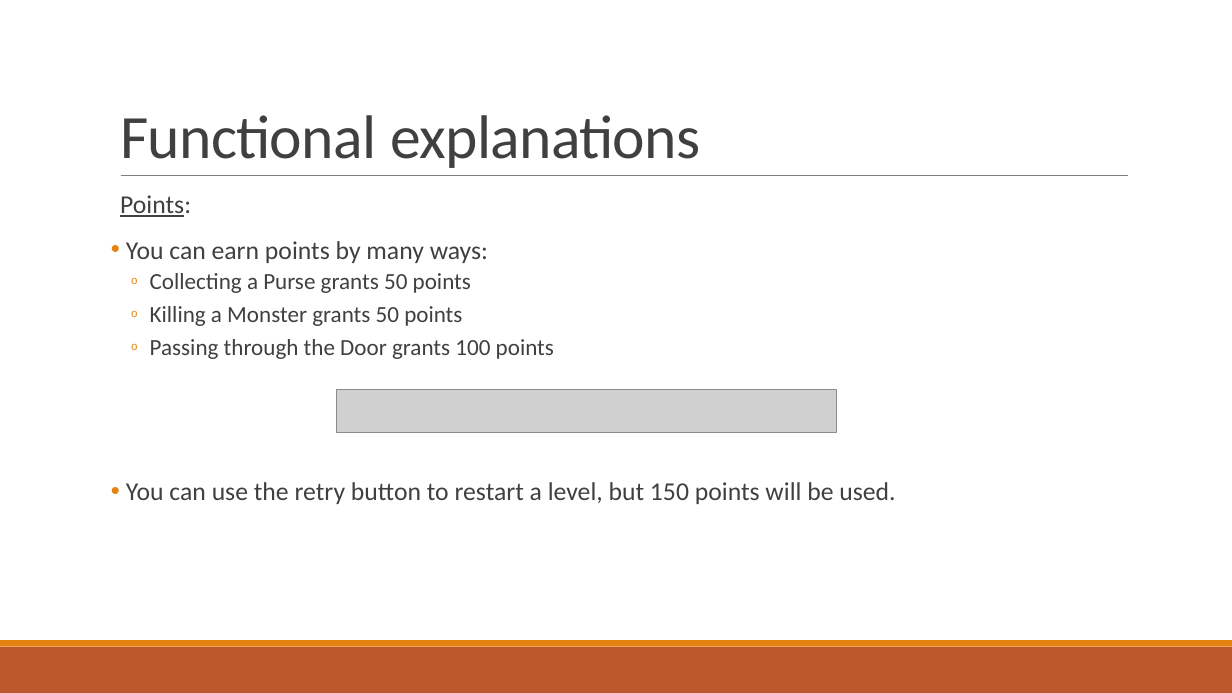
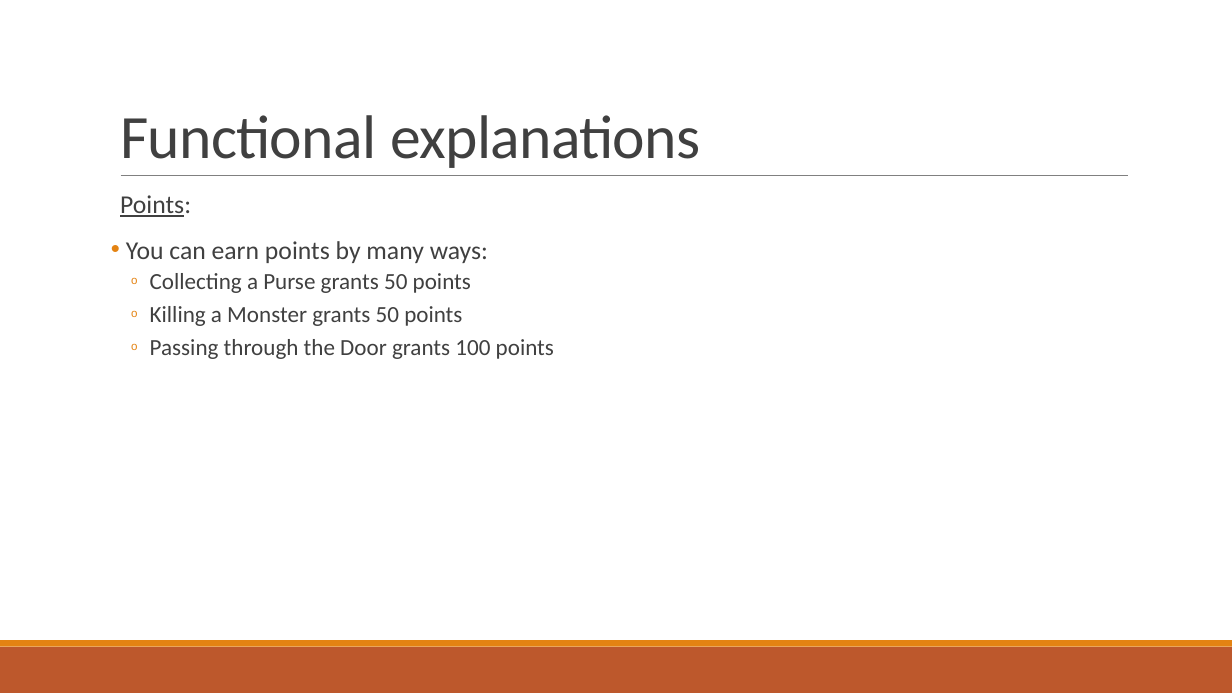
Before and after one commit to Studisys/Lorann-Java-Project----Exia-CESI-A1, a slide deck: slide 12 of Deliverables/Lorann - PowerPoint.pptx (slide 10 before the commit). Drawn at 1232x693 pixels with LibreOffice and Linux fonts; fonts in the diff are those of the drawing; grey boxes stand for pictures. Boxes give left, top, right and bottom in pixels: in the first picture for what was removed or moved away, otherwise in the second. Text is boxed around its words. In the diff, an @@ line names an element or a change of style, - is before the commit and + after.

```diff
--- a/Deliverables/Lorann - PowerPoint.pptx
+++ b/Deliverables/Lorann - PowerPoint.pptx
@@ picture removed at box(336, 390, 836, 433) @@
@@ text at box(126, 482, 895, 504): paragraph removed @@
-• You can use the retry button to restart a level, but 150 points will be used.
```
Also in this commit, not shown: 4 other slides changed, 4 slides added, 2 slides removed, 1 other file.
